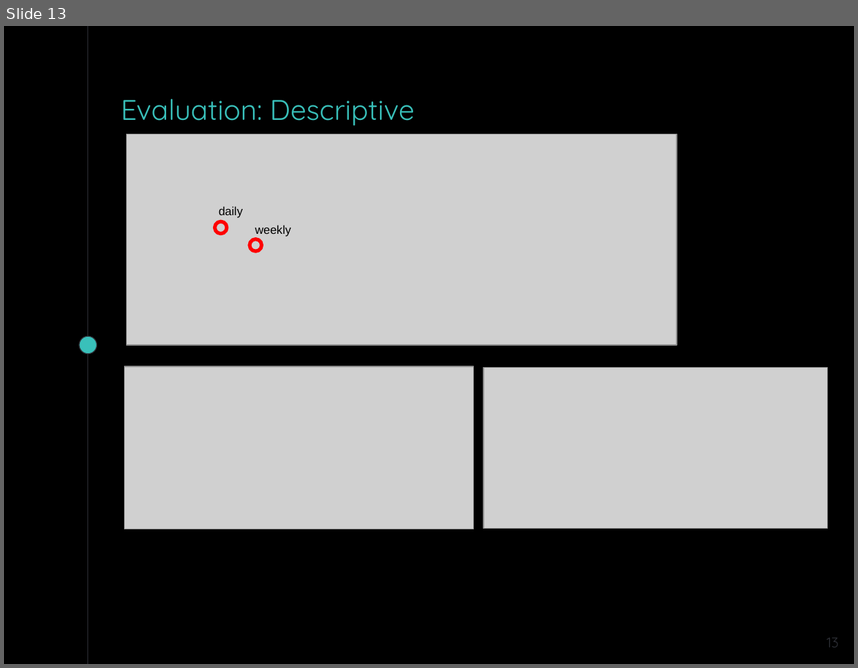
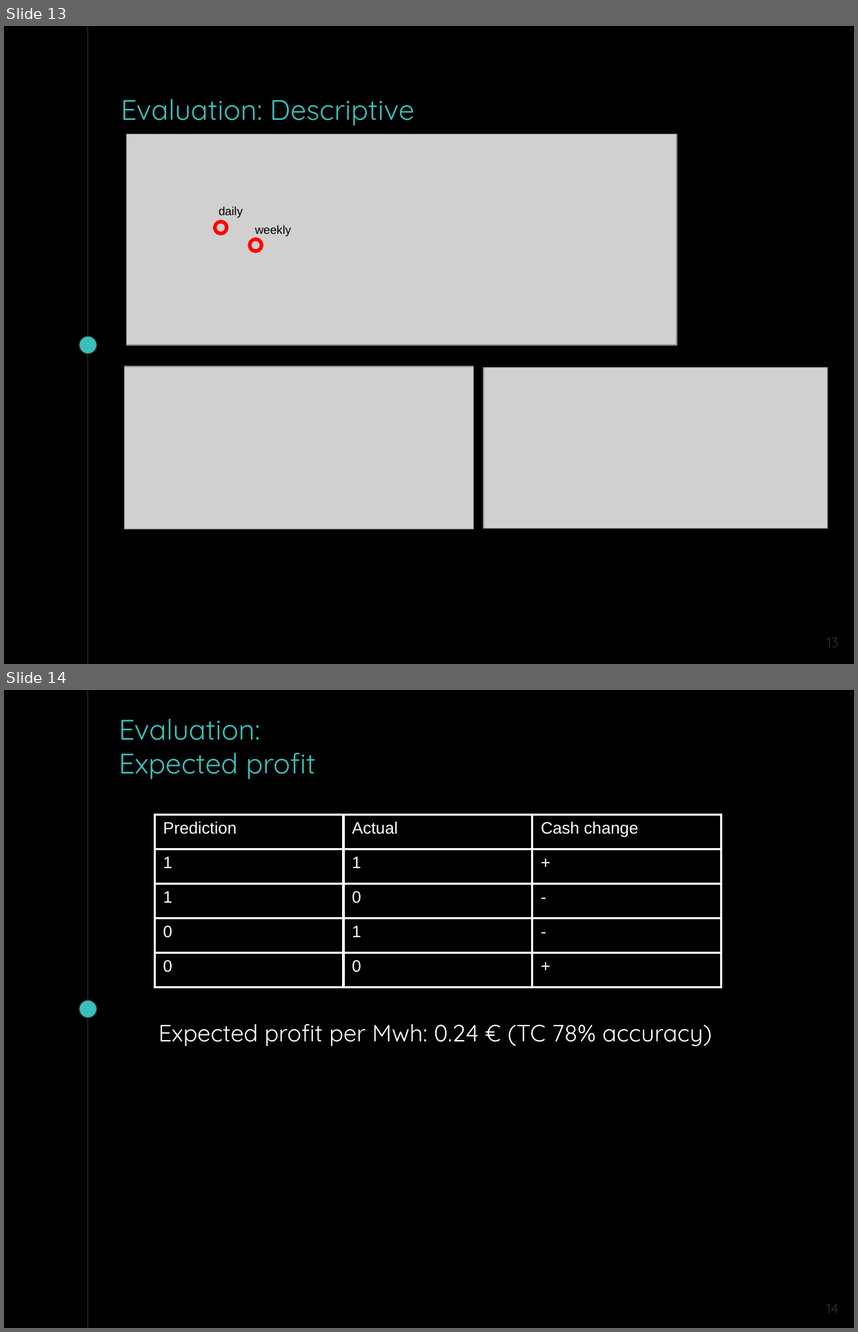
Before and after one commit to jweyers2/learningMachineLearning, a slide deck: 9 Documents/Presentation/AAA_presentation.pptx. Shown one above the other, each under a label of ours: slide 13 before the commit, slides 13 and 14 after it. The pictures are 858x668 and 858x1332 pixels, drawn with LibreOffice and Linux fonts; fonts in the diff are those of the drawing; grey boxes stand for pictures. Boxes give left, top, right and bottom in pixels: in the first picture for what was removed or moved away, otherwise in the second. Text is boxed around its words. In the diff, an @@ line names an element or a change of style, - is before the commit and + after.

Commit message:
added expected profit to presentation as backup slide

```diff
--- a/9 Documents/Presentation/AAA_presentation.pptx
+++ b/9 Documents/Presentation/AAA_presentation.pptx
@@ slide 14 added at [4, 690, 854, 1328], background #000000; not listed: 2 template elements that a slide beside it also shows @@
@@ text added at [119, 718, 316, 779], 24 pt, text #39C0BA @@
+Evaluation:
+Expected profit
@@ table added at [154, 815, 721, 987], 5 rows, 3 columns @@
+Prediction | Actual | Cash change
+1 | 1 | +
+1 | 0 | -
+0 | 1 | -
+0 | 0 | +
@@ text added at [159, 1023, 712, 1046], 20 pt, text #FFFFFF @@
+Expected profit per Mwh: 0.24 € (TC 78% accuracy)
@@ page number added at [826, 1303, 839, 1313], 12 pt, text #2E3037 @@
+14
```
